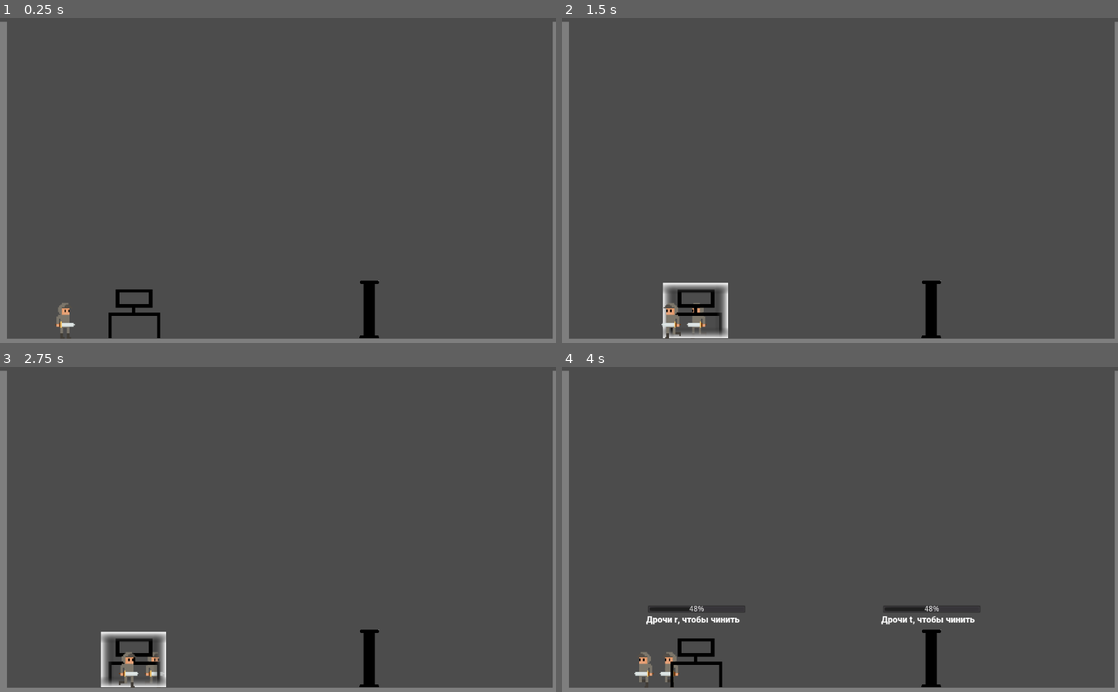
Above: before the commit, frames 1-4 (two rows, left to right).
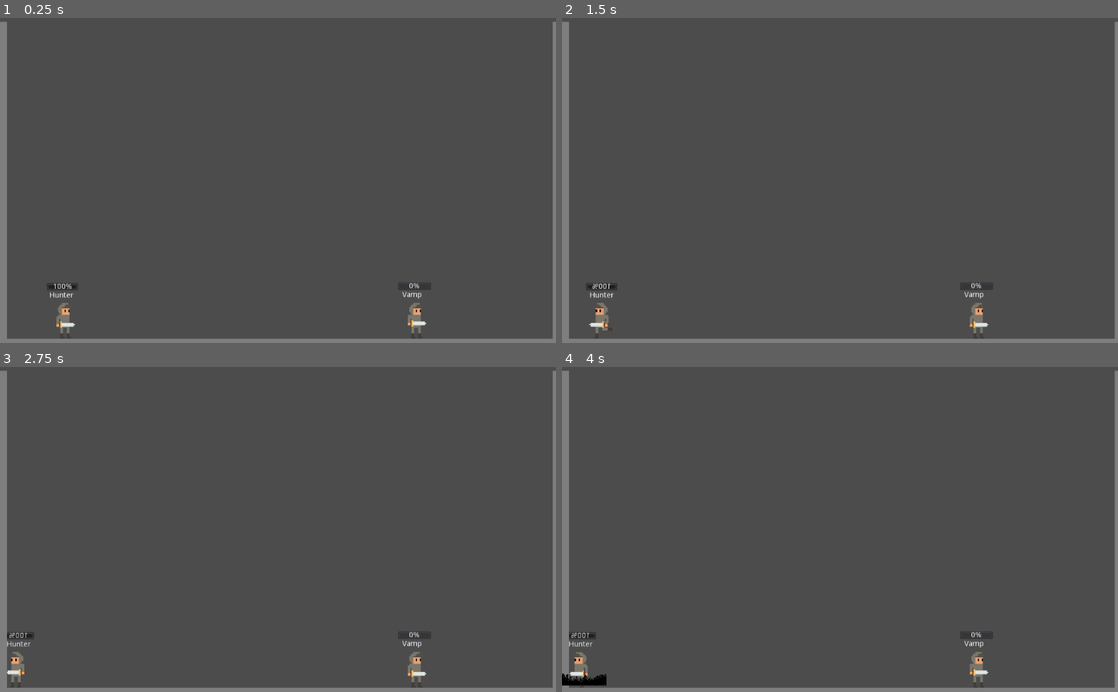
Above: after the commit, the same moments.

Repository: Arberesto/OLD51-prejam
Game: Godot game, scene res://src/Scenes/Main.tscn
Two runs of this game, one before a commit and one after it. Both use one fixed random seed, a clock stepped at 60 frames per second and the inputs below.
Inputs:
- Up to frame 1 (0.25 s): no input
- Up to frame 2 (1.5 s): hold Right (move_right, bound only before the commit) 0.53-1.28 s; tap Ctrl (clone, bound only before the commit) at 0.6 s; tap E (e) at 0.8, 1.35 s; hold Left (move_left, bound only before the commit) from 1.28 s (still down)
- Up to frame 3 (2.75 s): tap Q (q) at 1.55, 2.1 s; release Left (move_left, bound only before the commit) at 2.03 s; hold Right (move_right, bound only before the commit) from 2.03 s (still down); tap R (r) at 2.3 s
- Up to frame 4 (4 s): release Right (move_right, bound only before the commit) at 2.78 s; hold Insert (setup_trap, bound only after the commit) 2.78-3.53 s; tap R (r) at 2.85 s; tap T (t) at 3.05, 3.6 s; hold Left (move_left, bound only before the commit) from 3.53 s (still down); tap W (w) at 3.8 s

The runs differ from the first frame. In frame 1, 1.1% of the frame differs, in the area x 8-78%, y 80-99%; in frame 2, 2.2%; in frame 3, 2.2%; in frame 4, 2.5%, in the area x 0-78%, y 73-99%.

Commit message:
Первый день

Diff:
--- a/project.godot
+++ b/project.godot
@@ -10,12 +10,18 @@
 
 _global_script_classes=[ {
 "base": "KinematicBody2D",
-"class": "Player",
+"class": "Hunter",
 "language": "GDScript",
-"path": "res://src/Player/Player.gd"
+"path": "res://src/Player/Hunter.gd"
+}, {
+"base": "KinematicBody2D",
+"class": "Vamp",
+"language": "GDScript",
+"path": "res://src/Player/Vamp.gd"
 } ]
 _global_script_class_icons={
-"Player": ""
+"Hunter": "",
+"Vamp": ""
 }
 
 [application]
@@ -26,12 +32,12 @@
 
 [input]
 
-move_right={
+move_h_right={
 "deadzone": 0.5,
-"events": [ Object(InputEventKey,"resource_local_to_scene":false,"resource_name":"","device":0,"alt":false,"shift":false,"control":false,"meta":false,"command":false,"pressed":false,"scancode":16777233,"physical_scancode":0,"unicode":0,"echo":false,"script":null)
+"events": [ Object(InputEventKey,"resource_local_to_scene":false,"resource_name":"","device":0,"alt":false,"shift":false,"control":false,"meta":false,"command":false,"pressed":false,"scancode":0,"physical_scancode":16777356,"unicode":0,"echo":false,"script":null)
  ]
 }
-move_left={
+move_h_left={
 "deadzone": 0.5,
 "events": [ Object(InputEventKey,"resource_local_to_scene":false,"resource_name":"","device":0,"alt":false,"shift":false,"control":false,"meta":false,"command":false,"pressed":false,"scancode":16777231,"physical_scancode":0,"unicode":0,"echo":false,"script":null)
  ]
@@ -61,9 +67,29 @@
 "events": [ Object(InputEventKey,"resource_local_to_scene":false,"resource_name":"","device":0,"alt":false,"shift":false,"control":false,"meta":false,"command":false,"pressed":false,"scancode":0,"physical_scancode":84,"unicode":0,"echo":false,"script":null)
  ]
 }
-clone={
+move_v_left={
 "deadzone": 0.5,
-"events": [ Object(InputEventKey,"resource_local_to_scene":false,"resource_name":"","device":0,"alt":false,"shift":false,"control":false,"meta":false,"command":false,"pressed":false,"scancode":16777238,"physical_scancode":0,"unicode":0,"echo":false,"script":null)
+"events": [ Object(InputEventKey,"resource_local_to_scene":false,"resource_name":"","device":0,"alt":false,"shift":false,"control":false,"meta":false,"command":false,"pressed":false,"scancode":0,"physical_scancode":65,"unicode":0,"echo":false,"script":null)
+ ]
+}
+move_v_right={
+"deadzone": 0.5,
+"events": [ Object(InputEventKey,"resource_local_to_scene":false,"resource_name":"","device":0,"alt":false,"shift":false,"control":false,"meta":false,"command":false,"pressed":false,"scancode":0,"physical_scancode":68,"unicode":0,"echo":false,"script":null)
+ ]
+}
+setup_trap={
+"deadzone": 0.5,
+"events": [ Object(InputEventKey,"resource_local_to_scene":false,"resource_name":"","device":0,"alt":false,"shift":false,"control":false,"meta":false,"command":false,"pressed":false,"scancode":16777223,"physical_scancode":0,"unicode":0,"echo":false,"script":null)
+ ]
+}
+vamp_attack={
+"deadzone": 0.5,
+"events": [ Object(InputEventKey,"resource_local_to_scene":false,"resource_name":"","device":0,"alt":false,"shift":false,"control":false,"meta":false,"command":false,"pressed":false,"scancode":0,"physical_scancode":70,"unicode":0,"echo":false,"script":null)
+ ]
+}
+vamp_dodge={
+"deadzone": 0.5,
+"events": [ Object(InputEventKey,"resource_local_to_scene":false,"resource_name":"","device":0,"alt":false,"shift":false,"control":false,"meta":false,"command":false,"pressed":false,"scancode":0,"physical_scancode":32,"unicode":0,"echo":false,"script":null)
  ]
 }
 
--- a/src/Malfunctions/MalScript.gd
+++ b/src/Malfunctions/MalScript.gd
@@ -31,12 +31,12 @@
 #signals
 #Emit light when player enters
 func _on_Node2D_body_entered(body):
-	if body is Player:
+	if body is Hunter:
 		light.visible = 1
 		player_enter_state = 1
 #Stop emiting light
 func _on_Node2D_body_exited(_body):
-	if _body is Player:
+	if _body is Hunter:
 		player_enter_state = 0
 	light.visible = 0
 
--- a/src/player/player.gd
+++ b/src/Player/Hunter.gd
@@ -1,11 +1,12 @@
 extends KinematicBody2D
 
-class_name Player
+class_name Hunter
 
 
 const SPEED := 200
 const JUMP_STRENGTH := -300.0
 
+var HP = 100
 var GRAVITY := 600
 
 var velocity = Vector2()
@@ -14,9 +15,14 @@
 
 var player_substate = "idle"
 
+onready var max_traps = 3
+
 onready var player :=$"."
 onready var animation := $AnimationPlayer
 onready var sprite := $AnimatedSprite
+onready var label := $Label
+onready var hpbar = $HPBar
+onready var vamp = get_node("../Vamp")
 
 func _ready():
 	velocity.y = 0
@@ -25,12 +31,15 @@
 func _physics_process(delta):
 	_handle_movement(delta)
 
+func _process(delta):
+	hpbar.value = HP
+
 func _handle_movement(delta):
 	if player_substate == "running":
 		player_substate = "idle"
 		animation.play("Idle")
 	velocity.x = 0
-	var x_input := Input.get_action_strength("move_right") - Input.get_action_strength("move_left")
+	var x_input := Input.get_action_strength("move_h_right") - Input.get_action_strength("move_h_left")
 	var y_input := 0
 
 	velocity.x += x_input * SPEED
@@ -47,13 +56,23 @@
 		animation.play("Run")
 
 	if (vector_input.x < 0 and !rotated):
+		label.rect_scale*=Vector2(-1,1)
 		rotated = true
 		scale.x = -scale.x
 	if (vector_input.x > 0 and rotated):
+		label.rect_scale*=Vector2(-1,1)
 		rotated = false
 		scale.x = -scale.x
 
 	velocity = move_and_slide(velocity, Vector2(0,-1))
 
+func damage(dmg):
+	HP-=dmg
+	if HP<=0:
+		died()
+
+func died():
+	queue_free()
+
 #func _clone():
 	#player.instance()
--- a/src/player/Player.tscn
+++ b/src/Player/Hunter.tscn
@@ -1,29 +1,29 @@
 [gd_scene load_steps=14 format=2]
 
-[ext_resource path="res://Assets/sprites/knight/Run/Sword/2.png" type="Texture" id=1]
+[ext_resource path="res://src/Player/Hunter.gd" type="Script" id=1]
 [ext_resource path="res://Assets/sprites/knight/Run/Sword/5.png" type="Texture" id=2]
-[ext_resource path="res://Assets/sprites/knight/Run/Sword/3.png" type="Texture" id=3]
-[ext_resource path="res://Assets/sprites/knight/Run/Sword/4.png" type="Texture" id=4]
-[ext_resource path="res://Assets/sprites/knight/Run/Sword/6.png" type="Texture" id=5]
-[ext_resource path="res://src/Player/Player.gd" type="Script" id=6]
-[ext_resource path="res://Assets/sprites/knight/Idle/Sword/Idle 2.png" type="Texture" id=7]
-[ext_resource path="res://Assets/sprites/knight/Idle/Sword/Idle 1.png" type="Texture" id=8]
-[ext_resource path="res://Assets/sprites/knight/Run/Sword/1.png" type="Texture" id=18]
+[ext_resource path="res://Assets/sprites/knight/Run/Sword/2.png" type="Texture" id=3]
+[ext_resource path="res://Assets/sprites/knight/Idle/Sword/Idle 1.png" type="Texture" id=4]
+[ext_resource path="res://Assets/sprites/knight/Run/Sword/3.png" type="Texture" id=5]
+[ext_resource path="res://Assets/sprites/knight/Run/Sword/4.png" type="Texture" id=6]
+[ext_resource path="res://Assets/sprites/knight/Run/Sword/1.png" type="Texture" id=7]
+[ext_resource path="res://Assets/sprites/knight/Run/Sword/6.png" type="Texture" id=8]
+[ext_resource path="res://Assets/sprites/knight/Idle/Sword/Idle 2.png" type="Texture" id=9]
 
 [sub_resource type="RectangleShape2D" id=1]
 extents = Vector2( 22, 34.25 )
 
 [sub_resource type="SpriteFrames" id=2]
 animations = [ {
-"frames": [ ExtResource( 18 ), ExtResource( 1 ), ExtResource( 3 ), ExtResource( 4 ), ExtResource( 2 ), ExtResource( 5 ) ],
+"frames": [ ExtResource( 4 ), ExtResource( 9 ) ],
+"loop": true,
+"name": "Idle",
+"speed": 2.0
+}, {
+"frames": [ ExtResource( 7 ), ExtResource( 3 ), ExtResource( 5 ), ExtResource( 6 ), ExtResource( 2 ), ExtResource( 8 ) ],
 "loop": true,
 "name": "Run",
 "speed": 5.0
-}, {
-"frames": [ ExtResource( 8 ), ExtResource( 7 ) ],
-"loop": true,
-"name": "Idle",
-"speed": 2.0
 } ]
 
 [sub_resource type="Animation" id=4]
@@ -68,9 +68,11 @@
 "values": [ true ]
 }
 
-[node name="Player" type="KinematicBody2D"]
+[node name="Hunter" type="KinematicBody2D"]
 position = Vector2( 114, 552 )
-script = ExtResource( 6 )
+collision_layer = 256
+collision_mask = 2147483904
+script = ExtResource( 1 )
 
 [node name="CollisionShape2D" type="CollisionShape2D" parent="."]
 position = Vector2( -0.374977, -0.124977 )
@@ -86,3 +88,18 @@
 [node name="AnimationPlayer" type="AnimationPlayer" parent="."]
 anims/Idle = SubResource( 4 )
 anims/Run = SubResource( 3 )
+
+[node name="Label" type="Label" parent="."]
+margin_left = -23.0
+margin_top = -52.0
+margin_right = 21.0
+margin_bottom = -38.0
+rect_pivot_offset = Vector2( 23, 52 )
+text = "Hunter"
+
+[node name="HPBar" type="ProgressBar" parent="."]
+margin_left = -28.0
+margin_top = -68.0
+margin_right = 30.0
+margin_bottom = -54.0
+rect_pivot_offset = Vector2( 28, 68 )
--- /dev/null
+++ b/src/Player/Vamp.gd
@@ -0,0 +1,123 @@
+extends KinematicBody2D
+
+class_name Vamp
+
+
+const SPEED := 200
+const JUMP_STRENGTH := -300.0
+const damage = 50
+const dodge_cd_value = 5
+
+var GRAVITY := 600
+
+var velocity = Vector2()
+
+onready var vamp_state_trapped = 0
+var rotated = false
+
+var player_substate = "idle"
+var dodge_allowed_substates = ['idle','running']
+var attack_allowed_substates = ['idle','running']
+var stunned
+var did_damage = 0
+
+onready var player :=$"."
+onready var animation := $AnimationPlayer
+onready var sprite := $AnimatedSprite
+onready var label := $Label
+onready var attack_time = $Attack/AttackTime
+onready var attack_hitbox = $Attack
+onready var stun_timer = $StunTimer
+onready var dodge_cd_bar = $DodgeSkill/DodgeCDBar
+onready var dodge_cd_timer = $DodgeSkill/DodgeCDTimer
+onready var dodge_state_timer = $DodgeSkill/DodgeStateTimer
+onready var hunter = get_node("../Hunter")
+
+func _ready():
+	velocity.y = 0
+	velocity.x = 0
+	dodge_cd_bar.max_value = dodge_cd_value
+
+func _physics_process(delta):
+	_handle_skills()
+	if vamp_state_trapped == 0:
+		_handle_movement(delta)
+
+func _process(delta):
+	dodge_cd_bar.value = dodge_cd_timer.time_left
+
+func _handle_movement(delta):
+	if player_substate == "running":
+		player_substate = "idle"
+		animation.play("Idle")
+	velocity.x = 0
+	var x_input := Input.get_action_strength("move_v_right") - Input.get_action_strength("move_v_left")
+	var y_input := 0
+
+	velocity.x += x_input * SPEED
+	velocity.y += GRAVITY * delta
+
+	var vector_input := Vector2(x_input, y_input);
+
+	if (vector_input.length() == 0) and (player_substate == "idle"):
+		velocity = move_and_slide(velocity, Vector2(0,-1))
+		return;
+
+	if player_substate=="idle": #in allowed_substates_run: #будет бежать, если не использует скилы кроме блока)
+		player_substate = "running"
+		animation.play("Run")
+
+	if (vector_input.x < 0 and !rotated):
+		dodge_cd_bar.rect_scale*=Vector2(-1,1)
+		label.rect_scale*=Vector2(-1,1)
+		rotated = true
+		scale.x = -scale.x
+	if (vector_input.x > 0 and rotated):
+		dodge_cd_bar.rect_scale*=Vector2(-1,1)
+		label.rect_scale*=Vector2(-1,1)
+		rotated = false
+		scale.x = -scale.x
+
+	velocity = move_and_slide(velocity, Vector2(0,-1))
+
+#func _clone():
+	#player.instance()
+func _handle_skills():
+	if Input.is_action_just_pressed("vamp_attack") and (player_substate in attack_allowed_substates):
+		attack_time.start(2)
+		attack_hitbox.monitoring = 1
+		player_substate = "attacking"
+		animation.play("Attack")
+	if Input.is_action_just_pressed("vamp_dodge") and (player_substate in dodge_allowed_substates) and dodge_cd_timer.time_left == 0:
+		dodge_cd_timer.start(dodge_cd_value)
+		animation.play("Dodge")
+		player_substate = "dodge"
+		dodge_state_timer.start(1)
+		#player.set_collision_mask_bit(8,false)
+
+
+
+
+func stun():
+	if player_substate == 'dodge':
+		stunned = 0
+	else:
+		stunned = 1
+		vamp_state_trapped=1
+	return stunned
+
+#signals
+func _on_Attack_body_entered(body):
+	if body is Hunter and (did_damage == 0):
+		body.damage(damage)
+		did_damage = 1
+
+
+func _on_AttackTime_timeout():
+	attack_hitbox.monitoring = 0
+	player_substate = "idle"
+	did_damage = 0
+
+
+func _on_DodgeStateTimer_timeout():
+	player_substate = "idle"
--- /dev/null
+++ b/src/Player/Vamp.tscn
@@ -0,0 +1,214 @@
+[gd_scene load_steps=31 format=2]
+
+[ext_resource path="res://Assets/sprites/knight/Run/Sword/2.png" type="Texture" id=1]
+[ext_resource path="res://Assets/sprites/knight/Run/Sword/5.png" type="Texture" id=2]
+[ext_resource path="res://Assets/sprites/knight/Run/Sword/3.png" type="Texture" id=3]
+[ext_resource path="res://Assets/sprites/knight/Run/Sword/4.png" type="Texture" id=4]
+[ext_resource path="res://Assets/sprites/knight/Run/Sword/6.png" type="Texture" id=5]
+[ext_resource path="res://src/Player/Vamp.gd" type="Script" id=6]
+[ext_resource path="res://Assets/sprites/knight/Idle/Sword/Idle 2.png" type="Texture" id=7]
+[ext_resource path="res://Assets/sprites/knight/Idle/Sword/Idle 1.png" type="Texture" id=8]
+[ext_resource path="res://Assets/sprites/knight/Attack/Sword/4.png" type="Texture" id=9]
+[ext_resource path="res://Assets/sprites/knight/Attack/Sword/7.png" type="Texture" id=10]
+[ext_resource path="res://Assets/sprites/knight/Attack/Sword/9.png" type="Texture" id=11]
+[ext_resource path="res://Assets/sprites/knight/Attack/Sword/1.png" type="Texture" id=12]
+[ext_resource path="res://Assets/sprites/knight/Attack/Sword/10.png" type="Texture" id=13]
+[ext_resource path="res://Assets/sprites/knight/Attack/Sword/3.png" type="Texture" id=14]
+[ext_resource path="res://Assets/sprites/knight/Attack/Sword/6.png" type="Texture" id=15]
+[ext_resource path="res://Assets/sprites/knight/Attack/Sword/8.png" type="Texture" id=16]
+[ext_resource path="res://Assets/sprites/knight/Attack/Sword/2.png" type="Texture" id=17]
+[ext_resource path="res://Assets/sprites/knight/Run/Sword/1.png" type="Texture" id=18]
+[ext_resource path="res://Assets/sprites/knight/Attack/Sword/5.png" type="Texture" id=19]
+[ext_resource path="res://Assets/sprites/knight/Dodge/DodgeDown.png" type="Texture" id=20]
+[ext_resource path="res://Assets/sprites/knight/Dodge/DodgeUp.png" type="Texture" id=21]
+[ext_resource path="res://Assets/sprites/knight/Dodge/DodgeLeft.png" type="Texture" id=22]
+[ext_resource path="res://Assets/sprites/knight/Dodge/DodgeRight.png" type="Texture" id=23]
+
+[sub_resource type="RectangleShape2D" id=1]
+extents = Vector2( 22, 34.25 )
+
+[sub_resource type="SpriteFrames" id=2]
+animations = [ {
+"frames": [ ExtResource( 12 ), ExtResource( 17 ), ExtResource( 14 ), ExtResource( 9 ), ExtResource( 19 ), ExtResource( 15 ), ExtResource( 10 ), ExtResource( 16 ), ExtResource( 11 ), ExtResource( 13 ) ],
+"loop": true,
+"name": "Attack",
+"speed": 5.0
+}, {
+"frames": [ ExtResource( 20 ), ExtResource( 22 ), ExtResource( 23 ), ExtResource( 21 ) ],
+"loop": true,
+"name": "Dodge",
+"speed": 8.0
+}, {
+"frames": [ ExtResource( 8 ), ExtResource( 7 ) ],
+"loop": true,
+"name": "Idle",
+"speed": 2.0
+}, {
+"frames": [ ExtResource( 18 ), ExtResource( 1 ), ExtResource( 3 ), ExtResource( 4 ), ExtResource( 2 ), ExtResource( 5 ) ],
+"loop": true,
+"name": "Run",
+"speed": 5.0
+} ]
+
+[sub_resource type="Animation" id=6]
+resource_name = "Attack"
+tracks/0/type = "value"
+tracks/0/path = NodePath("AnimatedSprite:animation")
+tracks/0/interp = 1
+tracks/0/loop_wrap = true
+tracks/0/imported = false
+tracks/0/enabled = true
+tracks/0/keys = {
+"times": PoolRealArray( 0 ),
+"transitions": PoolRealArray( 1 ),
+"update": 1,
+"values": [ "Attack" ]
+}
+tracks/1/type = "value"
+tracks/1/path = NodePath("AnimatedSprite:playing")
+tracks/1/interp = 1
+tracks/1/loop_wrap = true
+tracks/1/imported = false
+tracks/1/enabled = true
+tracks/1/keys = {
+"times": PoolRealArray( 0 ),
+"transitions": PoolRealArray( 1 ),
+"update": 1,
+"values": [ true ]
+}
+
+[sub_resource type="Animation" id=7]
+resource_name = "Dodge"
+tracks/0/type = "value"
+tracks/0/path = NodePath("AnimatedSprite:animation")
+tracks/0/interp = 1
+tracks/0/loop_wrap = true
+tracks/0/imported = false
+tracks/0/enabled = true
+tracks/0/keys = {
+"times": PoolRealArray( 0, 1 ),
+"transitions": PoolRealArray( 1, 1 ),
+"update": 1,
+"values": [ "Dodge", "Idle" ]
+}
+tracks/1/type = "value"
+tracks/1/path = NodePath("AnimatedSprite:playing")
+tracks/1/interp = 1
+tracks/1/loop_wrap = true
+tracks/1/imported = false
+tracks/1/enabled = true
+tracks/1/keys = {
+"times": PoolRealArray( 0 ),
+"transitions": PoolRealArray( 1 ),
+"update": 1,
+"values": [ true ]
+}
+
+[sub_resource type="Animation" id=4]
+resource_name = "Idle"
+tracks/0/type = "value"
+tracks/0/path = NodePath("AnimatedSprite:animation")
+tracks/0/interp = 1
+tracks/0/loop_wrap = true
+tracks/0/imported = false
+tracks/0/enabled = true
+tracks/0/keys = {
+"times": PoolRealArray( 0 ),
+"transitions": PoolRealArray( 1 ),
+"update": 1,
+"values": [ "Idle" ]
+}
+
+[sub_resource type="Animation" id=3]
+resource_name = "Run"
+tracks/0/type = "value"
+tracks/0/path = NodePath("AnimatedSprite:animation")
+tracks/0/interp = 1
+tracks/0/loop_wrap = true
+tracks/0/imported = false
+tracks/0/enabled = true
+tracks/0/keys = {
+"times": PoolRealArray( 0 ),
+"transitions": PoolRealArray( 1 ),
+"update": 1,
+"values": [ "Run" ]
+}
+tracks/1/type = "value"
+tracks/1/path = NodePath("AnimatedSprite:playing")
+tracks/1/interp = 1
+tracks/1/loop_wrap = true
+tracks/1/imported = false
+tracks/1/enabled = true
+tracks/1/keys = {
+"times": PoolRealArray( 0 ),
+"transitions": PoolRealArray( 1 ),
+"update": 1,
+"values": [ true ]
+}
+
+[sub_resource type="RectangleShape2D" id=5]
+extents = Vector2( 15, 34 )
+
+[node name="Vamp" type="KinematicBody2D"]
+position = Vector2( 114, 552 )
+collision_layer = 16
+collision_mask = 2147483664
+script = ExtResource( 6 )
+
+[node name="CollisionShape2D" type="CollisionShape2D" parent="."]
+position = Vector2( -0.374977, -0.124977 )
+shape = SubResource( 1 )
+
+[node name="AnimatedSprite" type="AnimatedSprite" parent="."]
+position = Vector2( 4.62502, -4.37497 )
+scale = Vector2( 0.150879, 0.150879 )
+frames = SubResource( 2 )
+animation = "Idle"
+frame = 1
+playing = true
+
+[node name="AnimationPlayer" type="AnimationPlayer" parent="."]
+anims/Attack = SubResource( 6 )
+anims/Dodge = SubResource( 7 )
+anims/Idle = SubResource( 4 )
+anims/Run = SubResource( 3 )
+
+[node name="Label" type="Label" parent="."]
+margin_left = -20.0
+margin_top = -53.0
+margin_right = 20.0
+margin_bottom = -39.0
+rect_pivot_offset = Vector2( 20, 53 )
+text = "Vamp"
+
+[node name="DodgeSkill" type="Node2D" parent="."]
+position = Vector2( -28, -69 )
+
+[node name="DodgeCDBar" type="ProgressBar" parent="DodgeSkill"]
+margin_right = 61.0
+margin_bottom = 14.0
+rect_pivot_offset = Vector2( 28, 69 )
+max_value = 5.0
+
+[node name="DodgeCDTimer" type="Timer" parent="DodgeSkill"]
+one_shot = true
+
+[node name="DodgeStateTimer" type="Timer" parent="DodgeSkill"]
+
+[node name="Attack" type="Area2D" parent="."]
+collision_layer = 0
+collision_mask = 256
+monitoring = false
+
+[node name="CollisionShape2D" type="CollisionShape2D" parent="Attack"]
+position = Vector2( 20, 0 )
+shape = SubResource( 5 )
+
+[node name="AttackTime" type="Timer" parent="Attack"]
+one_shot = true
+
+[node name="StunTimer" type="Timer" parent="."]
+
+[connection signal="timeout" from="DodgeSkill/DodgeStateTimer" to="." method="_on_DodgeStateTimer_timeout"]
+[connection signal="body_entered" from="Attack" to="." method="_on_Attack_body_entered"]
+[connection signal="timeout" from="Attack/AttackTime" to="." method="_on_AttackTime_timeout"]
--- a/src/Scenes/Main.gd
+++ b/src/Scenes/Main.gd
@@ -1,12 +1,24 @@
 extends Node2D
 
-onready var Player = preload("res://src/Player/Player.tscn")
+#onready var Player = preload("res://src/Player/Player.tscn")
+onready var trap_scene = preload("res://src/Tools/Trap.tscn")
+onready var hunter = get_node("Hunter")
+
+#func _physics_process(delta):
+	#if Input.is_action_just_pressed("clone"):
+		#_clone()
+
+func _process(delta):
+	if Input.is_action_just_pressed('setup_trap') and (hunter.max_traps>0):
+		_setup_trap()
+
+func _setup_trap():
+	hunter.max_traps-=1
+	var trap = trap_scene.instance()
+	trap.position = hunter.position
+	add_child(trap)
 
 
-func _physics_process(delta):
-	if Input.is_action_just_pressed("clone"):
-		_clone()
-
-func _clone():
-	var player = Player.instance()
-	add_child(player)
+#func _clone():
+	#var player = Player.instance()
+	#add_child(player)
--- a/src/Scenes/Main.tscn
+++ b/src/Scenes/Main.tscn
@@ -1,9 +1,8 @@
-[gd_scene load_steps=7 format=2]
+[gd_scene load_steps=6 format=2]
 
 [ext_resource path="res://Assets/sprites/Scene/bound.png" type="Texture" id=1]
-[ext_resource path="res://src/Malfunctions/PC/PC.tscn" type="PackedScene" id=2]
-[ext_resource path="res://src/Malfunctions/Pipe/Pipe.tscn" type="PackedScene" id=3]
-[ext_resource path="res://src/Player/Player.tscn" type="PackedScene" id=4]
+[ext_resource path="res://src/Player/Hunter.tscn" type="PackedScene" id=2]
+[ext_resource path="res://src/Player/Vamp.tscn" type="PackedScene" id=4]
 [ext_resource path="res://src/Scenes/Main.gd" type="Script" id=5]
 
 [sub_resource type="RectangleShape2D" id=1]
@@ -12,15 +11,15 @@
 [node name="Node2D" type="Node2D"]
 script = ExtResource( 5 )
 
-[node name="Player" parent="." instance=ExtResource( 4 )]
+[node name="Vamp" parent="." instance=ExtResource( 4 )]
+position = Vector2( 761, 552 )
 
-[node name="PC" parent="." instance=ExtResource( 2 )]
-position = Vector2( 247, 537 )
-
-[node name="Pipe" parent="." instance=ExtResource( 3 )]
-position = Vector2( 680, 537 )
+[node name="Hunter" parent="." instance=ExtResource( 2 )]
+position = Vector2( 114, 551 )
 
 [node name="StaticBody2D" type="StaticBody2D" parent="."]
+collision_layer = 2147483648
+collision_mask = 0
 
 [node name="CollisionShape2D" type="CollisionShape2D" parent="StaticBody2D"]
 position = Vector2( 514, 604 )
--- /dev/null
+++ b/src/Tools/Trap.gd
@@ -0,0 +1,34 @@
+extends Area2D
+
+onready var texture_open = $Open
+onready var texture_closed = $Closed
+onready var vamp = get_node("../Vamp")
+onready var hunter = get_node("../Hunter")
+onready var timer = $Timer
+onready var closed = 0
+onready var pickable = 0
+
+
+
+func _on_Node2D_body_entered(body):
+	if body is Vamp and (closed == 0):
+		texture_open.visible = 0
+		texture_closed.visible = 1
+		var stunned = body.stun()
+		if stunned == 1:
+			timer.start(3)
+		else:
+			 pickable = 1
+		closed = 1
+	elif body is Hunter and (closed==1) and (pickable==1):
+		hunter.max_traps+=1
+		queue_free()
+
+
+
+
+
+
+func _on_Timer_timeout():
+	vamp.vamp_state_trapped = 0
+	pickable=1
--- /dev/null
+++ b/src/Tools/Trap.tscn
@@ -0,0 +1,36 @@
+[gd_scene load_steps=5 format=2]
+
+[ext_resource path="res://Assets/sprites/Tools/trap.png" type="Texture" id=1]
+[ext_resource path="res://Assets/sprites/Tools/trap_closed.png" type="Texture" id=2]
+[ext_resource path="res://src/Tools/Trap.gd" type="Script" id=3]
+
+[sub_resource type="RectangleShape2D" id=1]
+extents = Vector2( 39, 10.5 )
+
+[node name="Trap" type="Area2D"]
+collision_layer = 0
+collision_mask = 2147483920
+gravity_point = true
+script = ExtResource( 3 )
+
+[node name="CollisionShape2D" type="CollisionShape2D" parent="."]
+position = Vector2( 4, 19.5 )
+shape = SubResource( 1 )
+
+[node name="Open" type="Sprite" parent="."]
+position = Vector2( 4, 19 )
+scale = Vector2( 0.134169, 0.134169 )
+texture = ExtResource( 1 )
+
+[node name="Closed" type="Sprite" parent="."]
+visible = false
+position = Vector2( 4, 5 )
+scale = Vector2( 0.154516, 0.154516 )
+texture = ExtResource( 2 )
+
+[node name="Timer" type="Timer" parent="."]
+wait_time = 3.0
+one_shot = true
+
+[connection signal="body_entered" from="." to="." method="_on_Node2D_body_entered"]
+[connection signal="timeout" from="Timer" to="." method="_on_Timer_timeout"]
Binary file added: Assets/sprites/Tools/trap.png
Not shown, added: Assets/sprites/Tools/trap.png.import
Binary file added: Assets/sprites/Tools/trap_closed.png
Not shown, added: Assets/sprites/Tools/trap_closed.png.import
